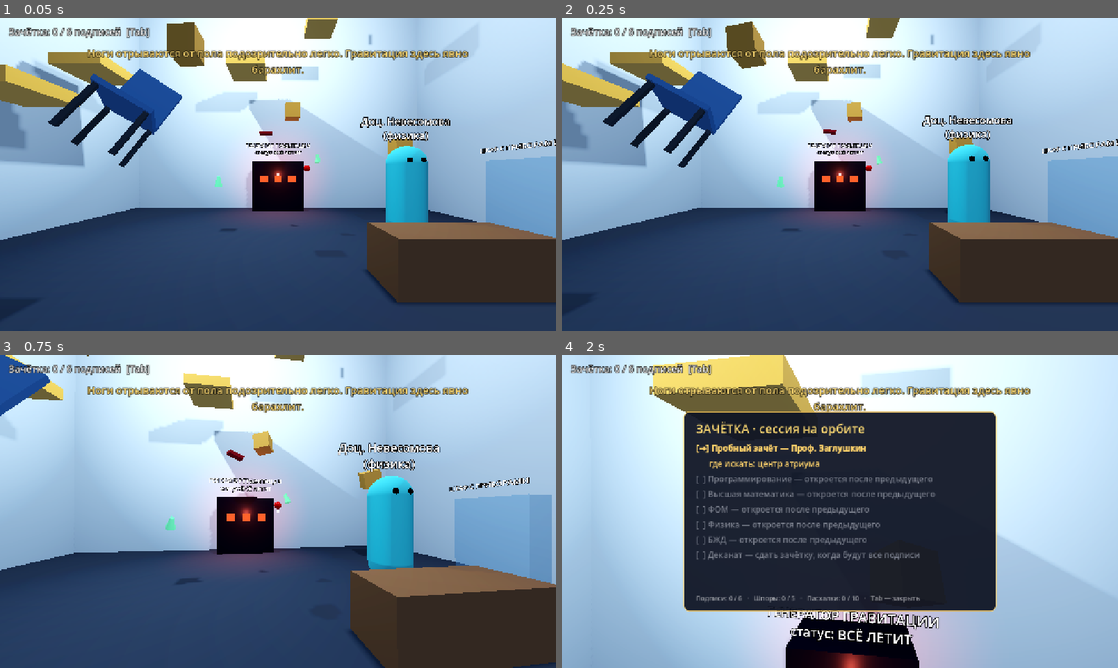
Above: before the commit, frames 1-4 (two rows, left to right).
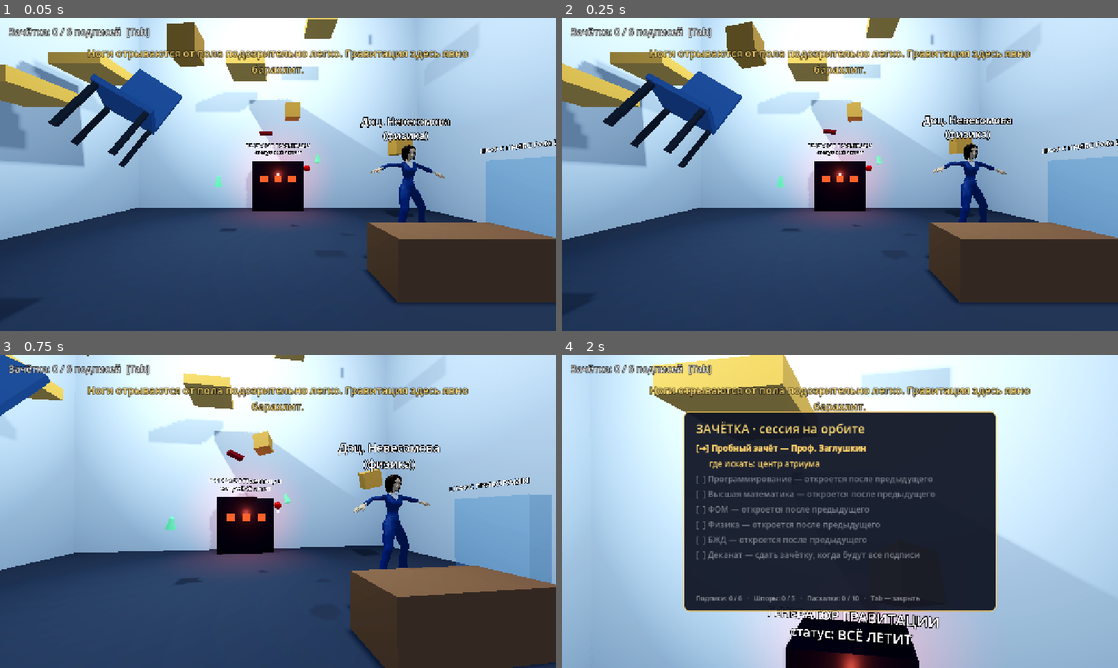
Above: after the commit, the same moments.

Repository: Dunozaurik/SessionOnOrbit
Game: Godot game, scene res://scenes/levels/physics.tscn
Same seed, same stepped clock (60 frames per second), same inputs: the game is played once before the commit and once after it. This scene is started directly instead of the project's main scene.
Inputs (mouse positions are in pixels of both pictures, inside the frame that each line leads up to):
- Up to frame 1 (0.05 s): no input
- Up to frame 2 (0.25 s): no input
- Up to frame 3 (0.75 s): tap Enter (ui_accept) at 0.5 s; move the mouse to (305, 511) at 0.52 s; hold W (move_forward) from 0.53 s (still down); hold E (interact) from 0.53 s (still down); click (305, 511) at 0.67 s
- Up to frame 4 (2 s): keep holding W (move_forward); tap Space (jump) at 0.77, 1.07, 1.52, 1.82 s; move the mouse to (812, 511) at 1.27 s; release E (interact) at 1.28 s; tap Tab (journal) at 1.35 s

The runs differ from the first frame. In frame 1, 1.8% of the frame differs, in the area x 65-80%, y 40-77%; in frame 2, 1.9%; in frame 3, 2.4%, in the area x 63-78%, y 38-69%; in frame 4, nothing differs.

Commit message:
Арт-проход: модели людей Quaternius вместо капсул, обновлены ASSETS и титры

Diff:
--- a/scenes/levels/atrium.tscn
+++ b/scenes/levels/atrium.tscn
@@ -359,6 +359,7 @@
 position = Vector3(-10.9, 0, 3)
 rotation = Vector3(0, 1.5708, 0)
 display_name = "Студент Петров"
+model_path = "res://assets/models/characters/man_farmer.glb"
 subtitle = "(едет на 2-ю пару с 1957 г.)"
 color = Color(0.72, 0.62, 0.45, 1)
 present = false
@@ -443,6 +444,7 @@
 position = Vector3(10.6, 0, 3)
 rotation = Vector3(0, -1.5708, 0)
 display_name = "Андрей Лабонин"
+model_path = "res://assets/models/characters/man_adventurer.glb"
 subtitle = "(доехал?!)"
 color = Color(0.35, 0.75, 0.45, 1)
 present = false
--- a/scenes/levels/bzhd.tscn
+++ b/scenes/levels/bzhd.tscn
@@ -413,6 +413,7 @@
 [node name="Perestrakhov" parent="." instance=ExtResource("6_npc")]
 position = Vector3(-2.5, 0, -2.8)
 display_name = "Инструктор Перестрахов"
+model_path = "res://assets/models/characters/man_worker.glb"
 subtitle = "(БЖД)"
 color = Color(0.85, 0.75, 0.2, 1)
 
@@ -468,7 +469,7 @@
 shape = SubResource("Shape_panel")
 
 [node name="InnerButton" type="StaticBody3D" parent="."]
-transform = Transform3D(1, 0, 0, 0, 1, 0, 0, 0, 1, 0.6, 1.3, 1.9)
+transform = Transform3D(1, 0, 0, 0, 1, 0, 0, 0, 1, 1.0, 1.3, 1.9)
 script = ExtResource("5_interactable")
 prompt = "Внутренняя дверь"
 
@@ -519,7 +520,7 @@
 outline_size = 8
 
 [node name="LabelInner" type="Label3D" parent="."]
-position = Vector3(0.6, 1.7, 1.8)
+position = Vector3(1.0, 1.7, 1.8)
 rotation = Vector3(0, 3.14159, 0)
 text = "ВНУТР. ДВЕРЬ"
 font_size = 24
--- a/scenes/levels/deanery.tscn
+++ b/scenes/levels/deanery.tscn
@@ -187,6 +187,7 @@
 [node name="Spravkina" parent="." instance=ExtResource("6_npc")]
 position = Vector3(0, 0, -2.8)
 display_name = "Секретарь Справкина"
+model_path = "res://assets/models/characters/woman_formal.glb"
 subtitle = "(деканат)"
 color = Color(0.75, 0.4, 0.6, 1)
 
@@ -194,6 +195,7 @@
 position = Vector3(3.6, 0, -1.7)
 rotation = Vector3(0, -1.5708, 0)
 display_name = "Вечный студент"
+model_path = "res://assets/models/characters/man_casual_2.glb"
 subtitle = "(в очереди с 2041 г.)"
 color = Color(0.55, 0.55, 0.45, 1)
 
@@ -201,6 +203,7 @@
 position = Vector3(2.5, 0, 1.5)
 rotation = Vector3(0, -2.4, 0)
 display_name = "Андрей Лабонин"
+model_path = "res://assets/models/characters/man_adventurer.glb"
 subtitle = "(тоже сдаёт?!)"
 color = Color(0.35, 0.75, 0.45, 1)
 present = false
@@ -211,6 +214,7 @@
 position = Vector3(-1, 0, -1.15)
 rotation = Vector3(0, 3.14159, 0)
 display_name = "№ 401"
+model_path = "res://assets/models/characters/man_beach.glb"
 subtitle = "(за справкой)"
 color = Color(0.5, 0.6, 0.8, 1)
 
@@ -218,6 +222,7 @@
 position = Vector3(-2, 0, 0)
 rotation = Vector3(0, 3.14159, 0)
 display_name = "№ 402"
+model_path = "res://assets/models/characters/woman_punk.glb"
 subtitle = "(3-й раз)"
 color = Color(0.8, 0.6, 0.45, 1)
 
@@ -225,6 +230,7 @@
 position = Vector3(-3, 0, 1.15)
 rotation = Vector3(0, 3.14159, 0)
 display_name = "№ 403"
+model_path = "res://assets/models/characters/woman_casual.glb"
 subtitle = "(за Лабонина)"
 color = Color(0.6, 0.75, 0.55, 1)
 
--- a/scenes/levels/fom.tscn
+++ b/scenes/levels/fom.tscn
@@ -203,6 +203,7 @@
 [node name="Transistorova" parent="." instance=ExtResource("6_npc")]
 position = Vector3(2.4, 0, -3.95)
 display_name = "Доц. Транзисторова"
+model_path = "res://assets/models/characters/woman_suit.glb"
 subtitle = "(ФОМ)"
 color = Color(0.95, 0.55, 0.2, 1)
 
--- a/scenes/levels/math.tscn
+++ b/scenes/levels/math.tscn
@@ -287,6 +287,8 @@
 [node name="Integralov" parent="." instance=ExtResource("6_npc")]
 position = Vector3(-3, 0, -3.95)
 display_name = "Проф. Интегралов"
+model_path = "res://assets/models/characters/man_suit.glb"
+tint = {"Hair": Color(0.82, 0.82, 0.84, 1), "Suit": Color(0.36, 0.26, 0.19, 1), "Tie": Color(0.55, 0.12, 0.12, 1)}
 subtitle = "(высшая математика)"
 color = Color(0.6, 0.4, 0.8, 1)
 
--- a/scenes/levels/physics.tscn
+++ b/scenes/levels/physics.tscn
@@ -487,6 +487,8 @@
 position = Vector3(-2.5, 0.35, -0.2)
 rotation = Vector3(0, 3.14159, 0)
 display_name = "Доц. Невесомова"
+model_path = "res://assets/models/characters/woman_suit.glb"
+tint = {"Black": Color(0.12, 0.22, 0.42, 1), "Hair_Blond": Color(0.12, 0.08, 0.06, 1)}
 subtitle = "(физика)"
 color = Color(0.3, 0.8, 0.85, 1)
 
--- a/scenes/levels/programming.tscn
+++ b/scenes/levels/programming.tscn
@@ -236,6 +236,7 @@
 [node name="Syntaksisov" parent="." instance=ExtResource("6_npc")]
 position = Vector3(1.8, 0, -5)
 display_name = "Ст. преп. Синтаксисов"
+model_path = "res://assets/models/characters/man_casual_hoodie.glb"
 subtitle = "(программирование)"
 color = Color(0.35, 0.5, 0.85, 1)
 
--- a/scripts/data/endings.gd
+++ b/scripts/data/endings.gd
@@ -44,6 +44,10 @@
 [color=#ffd36b][font_size=27][b]Движок:[/b][/font_size][/color]
 Godot Engine 4
 
+[color=#ffd36b][font_size=27][b]Люди:[/b][/font_size][/color]
+Модели персонажей — Quaternius (CC0)
+Проф. Заглушкин — собственная капсула
+
 [color=#ffd36b][font_size=27][b]Звуки и фоновая музыка:[/b][/font_size][/color]
 Написал Python. Ни один музыкант не пострадал —
 их просто не было в бюджете
--- a/scripts/interaction/npc.gd
+++ b/scripts/interaction/npc.gd
@@ -1,22 +1,51 @@
 class_name Npc
 extends Interactable
 
-## Персонаж: табличка с именем над головой и цветная капсула-заглушка вместо модели.
+## Персонаж: табличка с именем над головой и модель человека (или капсула-заглушка, если модель не задана).
 ## Разговор описывается в скрипте уровня через сигнал interacted и Dialogue.start().
+
+const IDLE_ANIMATION := "Idle"
+## Модели Quaternius иногда держат оружие отдельным узлом — преподавателям оно ни к чему.
+const HIDDEN_PART_NAMES: Array[String] = ["Pistol"]
+## Костяк, который двигаем в невесомости (имена костей риг-а Quaternius).
+const WEIGHTLESS_BONES: Array[String] = ["UpperArm.L", "UpperArm.R", "LowerArm.L", "LowerArm.R", "UpperLeg.L", "UpperLeg.R", "LowerLeg.L", "LowerLeg.R"]
+## Насколько широко разведены руки в невесомости (радианы) и как сильно они покачиваются.
+const WEIGHTLESS_ARM_SPREAD := 1.05
+const WEIGHTLESS_ARM_FLAP := 0.22
 
 @export var display_name := "NPC"
 @export var subtitle := ""
+## Цвет капсулы-заглушки (используется, только если model_path пуст).
 @export var color := Color(0.6, 0.6, 0.62)
+## Модель персонажа (.glb из assets/models/characters). Пусто — серая капсула-заглушка (как у Заглушкина).
+@export_file("*.glb") var model_path := ""
 ## false — персонажа пока нет на сцене (невидим и неосязаем), см. set_present().
 @export var present := true
+## Перекраска материалов модели: {"Имя материала": Color}. Так из одной модели получаются разные люди.
+@export var tint: Dictionary = {}
+
+var _animation_player: AnimationPlayer
+var _skeleton: Skeleton3D
+var _weightless := false
+var _weightless_time := 0.0
+var _base_poses: Dictionary = {}
 
 
 func _ready() -> void:
 	%NameTag.text = display_name if subtitle.is_empty() else display_name + "\n" + subtitle
-	var material := StandardMaterial3D.new()
-	material.albedo_color = color
-	%Mesh.material_override = material
+	if model_path.is_empty():
+		var material := StandardMaterial3D.new()
+		material.albedo_color = color
+		%Mesh.material_override = material
+	else:
+		_replace_placeholder_with_model()
 	set_present(present)
+
+
+func _process(delta: float) -> void:
+	if _weightless:
+		_weightless_time += delta
+		_apply_weightless_pose()
 
 
 func set_present(value: bool) -> void:
@@ -24,3 +53,110 @@
 	visible = value
 	enabled = value
 	%Collision.disabled = not value
+
+
+## Включает анимацию модели (Idle, Walk, Wave, Interact...). У капсулы-заглушки ничего не делает.
+func play_animation(animation: String) -> void:
+	if _animation_player and _animation_player.has_animation(animation):
+		_animation_player.play(animation)
+
+
+## true — персонаж парит в невесомости: разводит руки и ноги и покачивается.
+## false — снова стоит как обычно (анимация Idle).
+func set_weightless(value: bool) -> void:
+	if value == _weightless or _skeleton == null or _animation_player == null:
+		return
+	_weightless = value
+	if value:
+		_animation_player.pause()
+		_base_poses.clear()
+		for bone_name in WEIGHTLESS_BONES:
+			var bone := _skeleton.find_bone(bone_name)
+			if bone != -1:
+				_base_poses[bone] = _skeleton.get_bone_pose(bone)
+	else:
+		for bone in _base_poses:
+			_skeleton.set_bone_pose(bone, _base_poses[bone])
+		play_animation(IDLE_ANIMATION)
+
+
+## Поза невесомости поверх позы Idle: вращаем кости в пространстве скелета.
+func _apply_weightless_pose() -> void:
+	for bone in _base_poses:
+		_skeleton.set_bone_pose(bone, _base_poses[bone])
+	var flap := sin(_weightless_time * 1.5) * WEIGHTLESS_ARM_FLAP
+	var flap_back := sin(_weightless_time * 1.5 + 1.7) * WEIGHTLESS_ARM_FLAP
+	_rotate_bone("UpperArm.L", Vector3.BACK, WEIGHTLESS_ARM_SPREAD + flap)
+	_rotate_bone("UpperArm.R", Vector3.BACK, -(WEIGHTLESS_ARM_SPREAD + flap_back))
+	_rotate_bone("UpperLeg.L", Vector3.BACK, 0.25 + flap_back * 0.4)
+	_rotate_bone("UpperLeg.R", Vector3.BACK, -(0.25 + flap * 0.4))
+
+
+func _rotate_bone(bone_name: String, axis: Vector3, angle: float) -> void:
+	var bone := _skeleton.find_bone(bone_name)
+	if bone == -1:
+		return
+	var pose := _skeleton.get_bone_global_pose(bone)
+	pose.basis = Basis(axis, angle) * pose.basis
+	_skeleton.set_bone_global_pose(bone, pose)
+
+
+## Прячет капсулу и глаза, ставит вместо них модель и запускает Idle по кругу.
+func _replace_placeholder_with_model() -> void:
+	var scene: PackedScene = load(model_path)
+	if scene == null:
+		push_warning("Не удалось загрузить модель %s у %s" % [model_path, name])
+		return
+	%Mesh.hide()
+	for node_name in ["EyeL", "EyeR"]:
+		get_node(node_name).hide()
+	var body := scene.instantiate()
+	body.name = "Body"
+	add_child(body)
+	_remove_hidden_parts(body)
+	_apply_tint(body)
+	_skeleton = _find_node_of_class(body, "Skeleton3D") as Skeleton3D
+	_animation_player = _find_animation_player(body)
+	if _animation_player:
+		for animation_name in [IDLE_ANIMATION, "Walk"]:
+			if _animation_player.has_animation(animation_name):
+				_animation_player.get_animation(animation_name).loop_mode = Animation.LOOP_LINEAR
+		play_animation(IDLE_ANIMATION)
+
+
+func _find_animation_player(node: Node) -> AnimationPlayer:
+	return _find_node_of_class(node, "AnimationPlayer") as AnimationPlayer
+
+
+func _find_node_of_class(node: Node, class_name_: String) -> Node:
+	if node.is_class(class_name_):
+		return node
+	for child in node.get_children():
+		var found := _find_node_of_class(child, class_name_)
+		if found:
+			return found
+	return null
+
+
+func _remove_hidden_parts(node: Node) -> void:
+	for child in node.get_children():
+		if child.name in HIDDEN_PART_NAMES:
+			child.queue_free()
+		else:
+			_remove_hidden_parts(child)
+
+
+## Перекрашивает материалы по именам из tint (у каждого персонажа свои копии материалов).
+func _apply_tint(node: Node) -> void:
+	if tint.is_empty():
+		return
+	for child in node.get_children():
+		if child is MeshInstance3D:
+			var mesh_instance := child as MeshInstance3D
+			for surface in mesh_instance.mesh.get_surface_count():
+				var original := mesh_instance.mesh.surface_get_material(surface) as StandardMaterial3D
+				if original and tint.has(original.resource_name):
+					var copy := original.duplicate() as StandardMaterial3D
+					copy.albedo_color = tint[original.resource_name]
+					mesh_instance.set_surface_override_material(surface, copy)
+		_apply_tint(child)
--- a/scripts/levels/atrium.gd
+++ b/scripts/levels/atrium.gd
@@ -87,7 +87,7 @@
 		"call": GameState.add_signature.bind("zaglushkin"),
 	}
 	Dialogue.start([
-		{"speaker": ZAGLUSHKIN, "text": "А, студент. Я тут временно — пока мне не сделали нормальную модель. Ты за подписью?", "choices": [
+		{"speaker": ZAGLUSHKIN, "text": "А, студент. Видишь, всем сделали модельки. Всем, кроме меня. Я подожду, я же временный. Ты за подписью?", "choices": [
 			["Да, распишитесь, пожалуйста.", [sign_line]],
 			["А почему вы капсула?", [
 				{"speaker": ZAGLUSHKIN, "text": "Это называется «заглушка», молодой человек. Перечитай требования ко второму этапу курсового проекта."},
--- a/scripts/levels/bzhd.gd
+++ b/scripts/levels/bzhd.gd
@@ -16,6 +16,24 @@
 const BOOTS_WALK_SPEED := 2.2
 ## Ниже этой высоты снаружи трос возвращает игрока на платформу у шлюза.
 const FALL_LIMIT := -6.0
+## Что говорит запертая дверь в атриум, пока на игроке скафандр.
+const SUIT_EXIT_MESSAGE := "Перестрахов: «В скафандре — только в шлюз и в космос. Скафандр казённый, а атриум — общественное место. Снять его можно у шкафчика со скафандром»."
+## Страховочный трос идёт от крюка к игроку через направляющую точку у проёма двери: так он не задевает стену.
+## Точки заданы по осям: z — чуть в стороне от косяка (проём шириной 2 м, косяк на z = -1), y — высота троса,
+## x — до стены, в стене (направляющее кольцо) и после неё. Подробности — в _update_tether_rope().
+const OUTER_DOOR_X := 5.0
+const INNER_DOOR_X := 0.0
+## Трос идёт выше верхнего поручня (1,1 м), чтобы не пересекать перила снаружи.
+const GUIDE_Y := 1.35
+## Крепление троса на скафандре: на спине, на этой высоте и чуть позади игрока.
+const TETHER_BACK_HEIGHT := 1.35
+const TETHER_BACK_OFFSET := 0.3
+const GUIDE_Z := -0.89
+## Отступ от оси двери до точек перед стеной и за ней (стена внешней двери толщиной 0,3 м, внутренней — 0,5 м).
+const OUTER_APPROACH := 0.3
+const OUTER_EXIT := 0.4
+const INNER_APPROACH := 0.55
+const INNER_EXIT := 0.45
 ## Сколько разных «незачётов» нужно для пасхалки.
 const DEATHS_FOR_EGG := 3
 
@@ -36,6 +54,8 @@
 var _suit := false
 var _oxygen := false
 var _tether := false
+## Дополнительные отрезки троса: у ломаной до трёх звеньев (крюк, до стены, сквозь проём, до игрока).
+var _rope_extra: Array[MeshInstance3D] = []
 var _inner_closed := false
 var _depressurized := false
 var _outer_open := false
@@ -71,6 +91,11 @@
 	for debris in $Debris.get_children():
 		debris.interacted.connect(_on_debris.bind(debris))
 	$DeathLayer/Death.hide()
+	for i in 2:
+		var segment: MeshInstance3D = $TetherRope.duplicate()
+		add_child(segment)
+		_rope_extra.append(segment)
+	_add_guide_ring()
 	_inner_door.position.y = _inner_closed_y + DOOR_OPEN_SHIFT
 	if GameState.flags.get("bzhd_mug", false):
 		$Mug.queue_free()
@@ -167,11 +192,25 @@
 	if not _require_briefing():
 		return
 	if _suit:
-		GameState.post_message("Скафандр уже на вас. Второй сверху не налезет.")
+		_take_off_suit()
 		return
 	_suit = true
 	Sfx.play("pickup")
 	GameState.post_message("Скафандр надет. Шлем щёлкнул. Дышать стало тесно, но надёжно.")
+	_update_overlay()
+
+
+## Повторное обращение к шкафчику снимает скафандр — пока шлюз не разгерметизирован.
+## Кислород и трос принадлежат скафандру, поэтому проверять и пристёгивать их придётся заново.
+func _take_off_suit() -> void:
+	if _depressurized or _outer_open or _inner_closed:
+		GameState.post_message("Скафандр сейчас снять нельзя: шлюз закрыт, а впереди инструкция.")
+		return
+	_suit = false
+	_oxygen = false
+	_tether = false
+	Sfx.play("pickup")
+	GameState.post_message("Скафандр снят. Кислород и трос придётся проверять заново — это же БЖД.")
 	_update_overlay()
 
 
@@ -399,23 +438,62 @@
 # --- Шлем и трос ---
 
 func _update_overlay() -> void:
+	# В скафандре в атриум не выпускают: дверь заперта, пока скафандр на игроке.
+	$ExitDoor.locked = _suit
+	$SuitLocker.prompt = "Снять скафандр" if _suit else "Надеть скафандр"
+	$ExitDoor.locked_message = SUIT_EXIT_MESSAGE
 	$Overlay/Helmet.visible = _suit
 	%SuitStatus.text = "СКАФАНДР  ·  O2: %s  ·  ТРОС: %s" % [
 		"100%" if _oxygen else "не проверен", "пристёгнут" if _tether else "—"]
 
 
+## Трос идёт от крюка в шлюзе к игроку. Чтобы он не тянулся сквозь стены, снаружи он проходит
+## через проём внешней двери вдоль косяка (через направляющее кольцо), а в брифинг-комнате —
+## через проём внутренней: это ломаная из трёх звеньев, все изломы вне стен.
 func _update_tether_rope() -> void:
 	var rope: MeshInstance3D = $TetherRope
 	rope.visible = _tether
+	for segment in _rope_extra:
+		segment.visible = false
 	if not _tether:
 		return
-	var from: Vector3 = $TetherHook.global_position
-	var to: Vector3 = _player.global_position + Vector3(0, 1.0, 0)
+	var points: Array[Vector3] = [$TetherHook.global_position]
+	var to: Vector3 = _player.global_position + _player.global_basis.z * TETHER_BACK_OFFSET + Vector3(0, TETHER_BACK_HEIGHT, 0)
+	if to.x > OUTER_DOOR_X:
+		points.append(Vector3(OUTER_DOOR_X - OUTER_APPROACH, GUIDE_Y, GUIDE_Z))
+		points.append(Vector3(OUTER_DOOR_X + OUTER_EXIT, GUIDE_Y, GUIDE_Z))
+	elif to.x < INNER_DOOR_X:
+		points.append(Vector3(INNER_DOOR_X + INNER_APPROACH, GUIDE_Y, GUIDE_Z))
+		points.append(Vector3(INNER_DOOR_X - INNER_EXIT, GUIDE_Y, GUIDE_Z))
+	points.append(to)
+	var segments: Array[MeshInstance3D] = [rope]
+	segments.append_array(_rope_extra)
+	for i in points.size() - 1:
+		segments[i].visible = true
+		_place_rope(segments[i], points[i], points[i + 1])
+
+
+## Направляющее кольцо на косяке внешней двери: через него проходит трос, поэтому излом выглядит задуманным.
+func _add_guide_ring() -> void:
+	var ring := MeshInstance3D.new()
+	var torus := TorusMesh.new()
+	torus.inner_radius = 0.075
+	torus.outer_radius = 0.105
+	torus.material = ($TetherRope as MeshInstance3D).mesh.material
+	ring.mesh = torus
+	# Кольцо стоит ребром к проходу: дыра смотрит вдоль оси X.
+	ring.rotation_degrees = Vector3(0, 0, 90)
+	ring.position = Vector3(OUTER_DOOR_X, GUIDE_Y, GUIDE_Z)
+	add_child(ring)
+
+
+## Ставит один отрезок троса (цилиндр, вытянутый по Y) между двумя точками.
+func _place_rope(rope: MeshInstance3D, from: Vector3, to: Vector3) -> void:
 	var length := from.distance_to(to)
 	if length < 0.05:
+		rope.visible = false
 		return
 	rope.global_position = (from + to) * 0.5
-	# Цилиндр вытянут по Y — разворачиваем его вдоль троса.
 	var axis := (to - from) / length
 	var side := axis.cross(Vector3.FORWARD)
 	if side.length() < 0.01:
--- a/scripts/levels/deanery.gd
+++ b/scripts/levels/deanery.gd
@@ -18,8 +18,8 @@
 ## Места в очереди: [0] — у окошка, дальше — в хвост по диагонали влево-назад,
 ## с шагом около полутора метров и в стороне от входа.
 const QUEUE_SPOTS: Array[Vector3] = [Vector3(-1.0, 0, -1.15), Vector3(-2.0, 0, 0.0), Vector3(-3.0, 0, 1.15)]
-## Путь обслуженного от окошка к выходу: обойти очередь справа и выйти в дверь (она на южной стене, x = 0).
-const QUEUE_EXIT_PATH: Array[Vector3] = [Vector3(1.3, 0, 0.2), Vector3(1.2, 0, 2.5), Vector3(0.4, 0, 3.2)]
+## Путь обслуженного от окошка к выходу: прямо к двери (она на южной стене, x = 0).
+const QUEUE_EXIT_PATH: Array[Vector3] = [Vector3(0.0, 0, 3.3)]
 const QUEUE_WALK_SPEED := 1.6
 ## Что говорят люди из очереди (по имени узла).
 const QUEUE_LINES := {
@@ -102,6 +102,7 @@
 ## у двери звучит шлюз, и человек исчезает — вышел в атриум.
 func _walk_out(person: Npc) -> void:
 	person.enabled = false
+	person.play_animation("Walk")
 	var walk := create_tween()
 	var from := person.position
 	for point in QUEUE_EXIT_PATH:
--- a/scripts/levels/physics.gd
+++ b/scripts/levels/physics.gd
@@ -42,6 +42,8 @@
 		_restore_props()
 	else:
 		_player.gravity_scale = LOW_GRAVITY
+		# Пока гравитации нет, Невесомова парит и разводит руками, как в невесомости.
+		_teacher.set_weightless(true)
 		GameState.post_message("Ноги отрываются от пола подозрительно легко. Гравитация здесь явно барахлит.")
 	if GameState.flags.get("fuse_ceiling", false):
 		$FuseCeiling.queue_free()
@@ -97,10 +99,6 @@
 						["А почему я тогда не летаю?", [
 							{"speaker": TEACHER, "text": "Хороший вопрос. Генератор сломан не до конца: на предметы гравитация не действует совсем, а на людей — только на треть."},
 							{"speaker": TEACHER, "text": "А на студентов ещё давит сессия. Это тоже своего рода гравитация. Поэтому вы прыгаете высоко, но не улетаете. Пока что."},
-						]],
-						["Где взять предохранители?", [
-							{"speaker": TEACHER, "text": "Вот, вы мне нравитесь — сразу к делу."},
-							gravity_note,
 						]],
 					],
 				},
@@ -204,9 +202,13 @@
 	var apple_floor := Vector3(_apple.position.x, 0.08, _apple.position.z)
 	if instant:
 		_teacher.position.y = 0.0
+		_teacher.set_weightless(false)
 		_apple.position = apple_floor
 	else:
-		create_tween().tween_property(_teacher, "position:y", 0.0, 0.35).set_ease(Tween.EASE_IN)
+		# Приземлилась — опускает руки и стоит как обычно.
+		var landing := create_tween()
+		landing.tween_property(_teacher, "position:y", 0.0, 0.35).set_ease(Tween.EASE_IN)
+		landing.tween_callback(_teacher.set_weightless.bind(false))
 		create_tween().tween_property(_apple, "position", apple_floor, 0.55) \
 				.set_trans(Tween.TRANS_QUAD).set_ease(Tween.EASE_IN)
 
--- a/scripts/ui/hud.gd
+++ b/scripts/ui/hud.gd
@@ -76,6 +76,12 @@
 		GameState.easter_eggs.size(), GameState.EASTER_EGGS.size()]
 
 
+## Подсказка может измениться, пока смотришь на предмет (шкафчик: «Надеть» → «Снять»), поэтому обновляем её каждый кадр.
+func _process(_delta: float) -> void:
+	if _focused:
+		_refresh_prompt()
+
+
 func _on_focus_changed(target: Interactable) -> void:
 	_focused = target
 	_refresh_prompt()
Binary file added: assets/models/characters/man_adventurer.glb
Not shown, added: assets/models/characters/man_adventurer.glb.import
Binary file added: assets/models/characters/man_beach.glb
Not shown, added: assets/models/characters/man_beach.glb.import
Binary file added: assets/models/characters/man_casual_2.glb
Not shown, added: assets/models/characters/man_casual_2.glb.import
Binary file added: assets/models/characters/man_casual_hoodie.glb
Not shown, added: assets/models/characters/man_casual_hoodie.glb.import
Binary file added: assets/models/characters/man_farmer.glb
Not shown, added: assets/models/characters/man_farmer.glb.import
Binary file added: assets/models/characters/man_suit.glb
Not shown, added: assets/models/characters/man_suit.glb.import
(and 12 more such lines)
